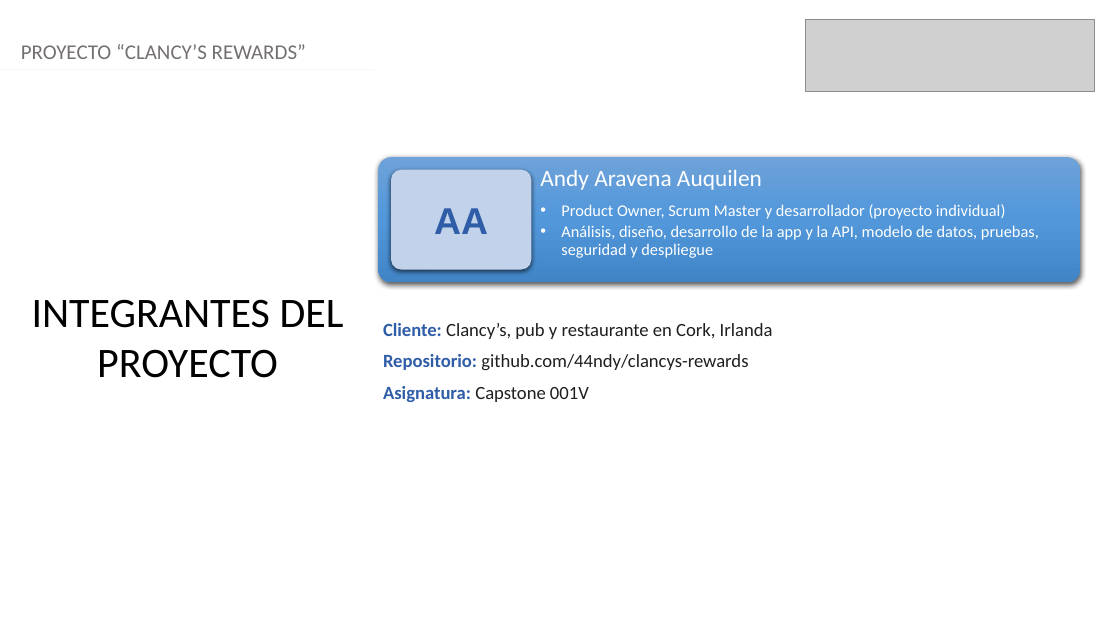
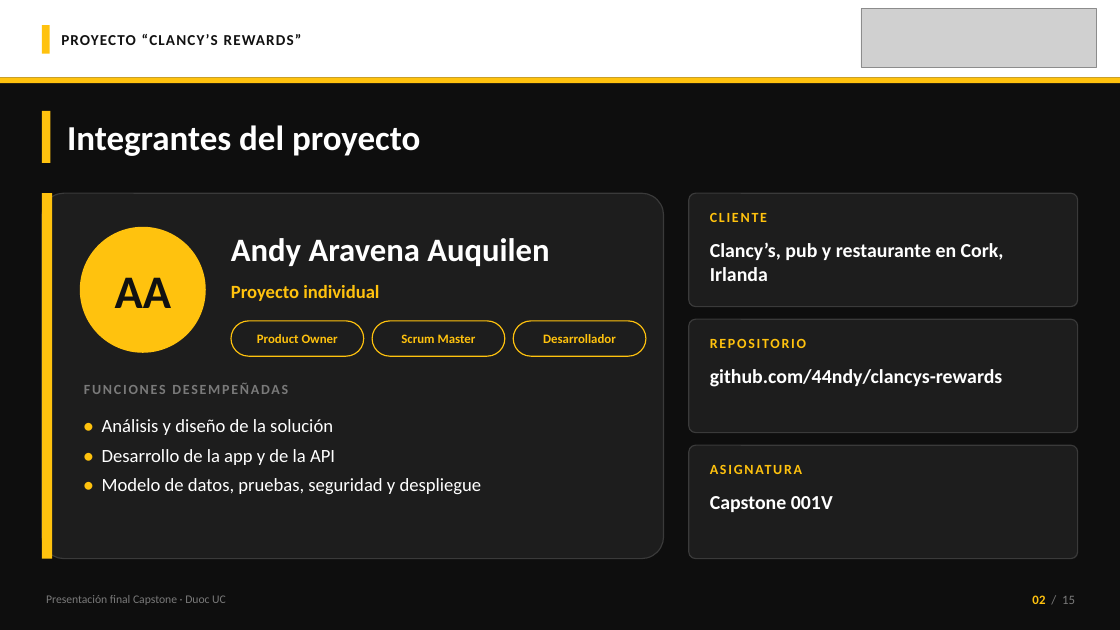
Before and after one commit to 44ndy/clancys-rewards, a slide deck: slide 2 of Fase 3/Evidencias Proyecto/Presentación Final Proyecto.pptx. Drawn at 1120x630 pixels with LibreOffice and Linux fonts; fonts in the diff are those of the drawing; grey boxes stand for pictures. Boxes give left, top, right and bottom in pixels: in the first picture for what was removed or moved away, otherwise in the second. Text is boxed around its words. In the diff, an @@ line names an element or a change of style, - is before the commit and + after.

```diff
--- a/Fase 3/Evidencias Proyecto/Presentación Final Proyecto.pptx
+++ b/Fase 3/Evidencias Proyecto/Presentación Final Proyecto.pptx
@@ background #FFFFFF to #0E0E0E @@
@@ rectangle added at [0, 0, 1120, 77], fill #FFFFFF @@
@@ rectangle added at [42, 25, 50, 54], fill #FFC20E @@
@@ text "PROYECTO “CLANCY’S REWARDS”": place and size @@
-text "PROYECTO “CLANCY’S REWARDS”" at [21, 44, 306, 59]
+text "PROYECTO “CLANCY’S REWARDS”" at [61, 34, 302, 45]
@@ text "PROYECTO “CLANCY’S REWARDS”" at [61, 34, 302, 45]: size 18 to 13 pt, text colour #757070 to #111111, letter spacing 0 to 1 pt, bold on; more space between paragraphs; vertical alignment top to middle @@
@@ picture: place and size @@
-picture at [806, 19, 1095, 92]
+picture at [861, 8, 1096, 67]
@@ rectangle added at [0, 77, 1120, 83], fill #FFC20E @@
@@ rectangle added at [42, 111, 50, 163], fill #FFC20E @@
@@ text "Integrantes del proyecto" at [67, 125, 420, 156]: vertical alignment top to middle @@
@@ text at [67, 125, 420, 156]: text changed; size 36 to 30 pt; text colour #000000 to #FFFFFF; bold on @@
-INTEGRANTES DEL PROYECTO
+Integrantes del proyecto
@@ rounded rectangle removed at [379, 157, 1081, 282] @@
@@ rounded rectangle added at [689, 193, 1078, 307], fill #1D1D1D, outline #3A3A3A 1 pt @@
@@ ellipse "AA": place and size @@
-ellipse "AA" at [392, 170, 532, 270]
+ellipse "AA" at [80, 227, 206, 353]
@@ ellipse "AA" at [80, 227, 206, 353]: size 32 to 40 pt, font Arial to Calibri, text colour #2F5DA8 to #111111; rounded rectangle to ellipse; fill #C1D2EA to #FFC20E; shadow off @@
@@ text added at [710, 213, 767, 222], 12 pt, text #FFC20E, bold @@
+CLIENTE
@@ text at [710, 242, 1004, 281]: text changed; size 16 to 17 pt; text colour #1F1F1F to #FFFFFF; bold on @@
-Cliente: Clancy’s, pub y restaurante en Cork, Irlanda
-Repositorio: github.com/44ndy/clancys-rewards
-Asignatura: Capstone 001V
+Clancy’s, pub y restaurante en Cork, Irlanda
@@ rounded rectangle added at [231, 321, 364, 356], outline #FFC20E 1 pt @@
@@ rounded rectangle added at [372, 321, 505, 356], outline #FFC20E 1 pt @@
@@ rounded rectangle added at [513, 321, 646, 356], outline #FFC20E 1 pt @@
@@ rounded rectangle added at [689, 319, 1078, 433], fill #1D1D1D, outline #3A3A3A 1 pt @@
@@ text added at [257, 334, 338, 343], 11 pt, text #FFC20E, bold @@
+Product Owner
@@ text added at [401, 334, 476, 343], 11 pt, text #FFC20E, bold @@
+Scrum Master
@@ text added at [543, 334, 616, 343], 11 pt, text #FFC20E, bold @@
+Desarrollador
@@ text added at [706, 332, 1059, 357], 12 pt, text #FFC20E, bold @@
+REPOSITORIO
@@ group added at [42, 193, 664, 559]: 3 texts, 1 rounded rectangle, 1 rectangle @@
+Andy Aravena Auquilen
+Proyecto individual
+FUNCIONES DESEMPEÑADAS
@@ text added at [710, 369, 1003, 387], 17 pt, text #FFFFFF, bold @@
+github.com/44ndy/clancys-rewards
@@ text at [102, 419, 482, 494]: text changed; size 14 to 16 pt @@
-Andy Aravena Auquilen
-  • Product Owner, Scrum Master y desarrollador (proyecto individual)
-  • Análisis, diseño, desarrollo de la app y la API, modelo de datos, pruebas, seguridad y despliegue
+• Análisis y diseño de la solución
+• Desarrollo de la app y de la API
+• Modelo de datos, pruebas, seguridad y despliegue
@@ rounded rectangle added at [689, 445, 1078, 559], fill #1D1D1D, outline #3A3A3A 1 pt @@
@@ text added at [706, 458, 1059, 483], 12 pt, text #FFC20E, bold @@
+ASIGNATURA
@@ text added at [710, 496, 833, 512], 17 pt, text #FFFFFF, bold @@
+Capstone 001V
@@ text added at [46, 595, 226, 605], 10 pt, text #7A7A7A @@
+Presentación final Capstone · Duoc UC
@@ text added at [1032, 595, 1075, 604], 11 pt, text #7A7A7A @@
+02 / 15
```
Also in this commit, not shown: 14 other slides changed.
